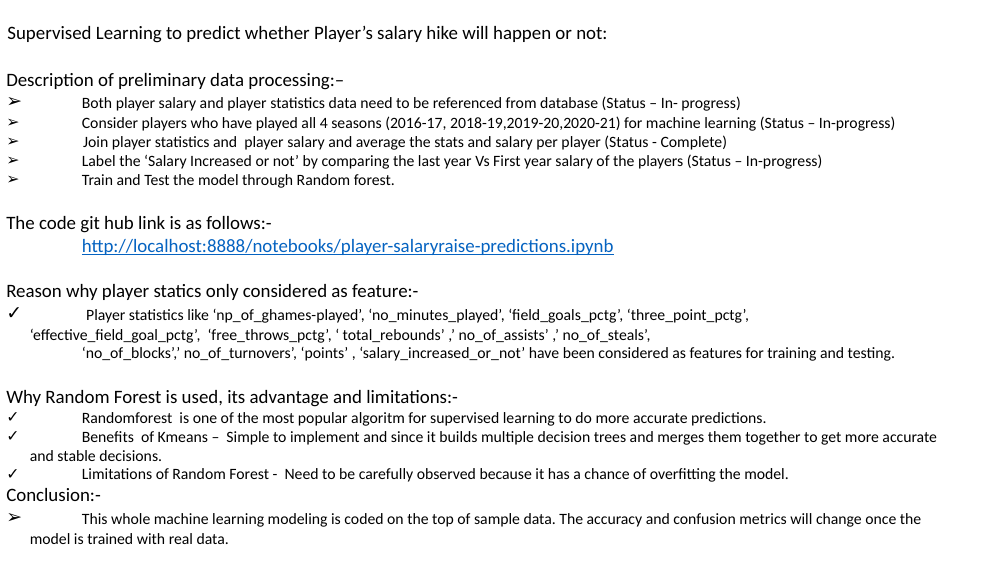
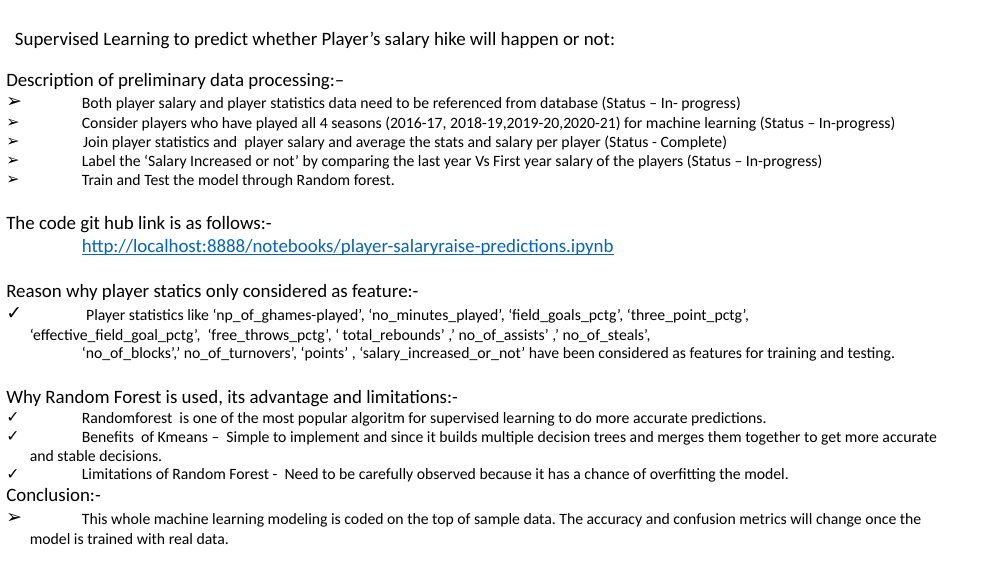
Before and after one commit to asitkumar26/nba-player-analytics, a slide deck: slide 10 of Presentation/NBA Player Analytics- Week 2 Deliverables.pptx. Drawn at 1008x567 pixels with LibreOffice and Linux fonts; fonts in the diff are those of the drawing. Boxes give left, top, right and bottom in pixels: in the first picture for what was removed or moved away, otherwise in the second. Text is boxed around its words. In the diff, an @@ line names an element or a change of style, - is before the commit and + after.

```diff
--- a/Presentation/NBA Player Analytics- Week 2 Deliverables.pptx
+++ b/Presentation/NBA Player Analytics- Week 2 Deliverables.pptx
@@ text "Supervised Learning to predict whether ...": place and size @@
-text "Supervised Learning to predict whether ..." at bbox=[7, 26, 607, 43]
+text "Supervised Learning to predict whether ..." at bbox=[15, 32, 615, 49]
```
Also in this commit, not shown: 1 other slide changed, 1 other file.
